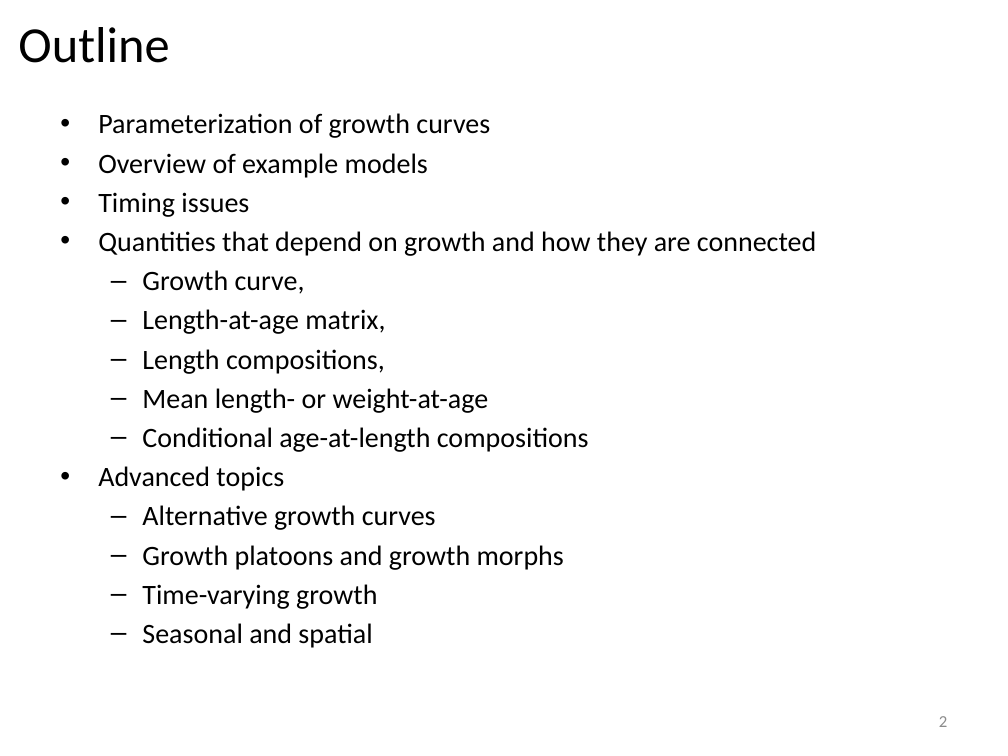
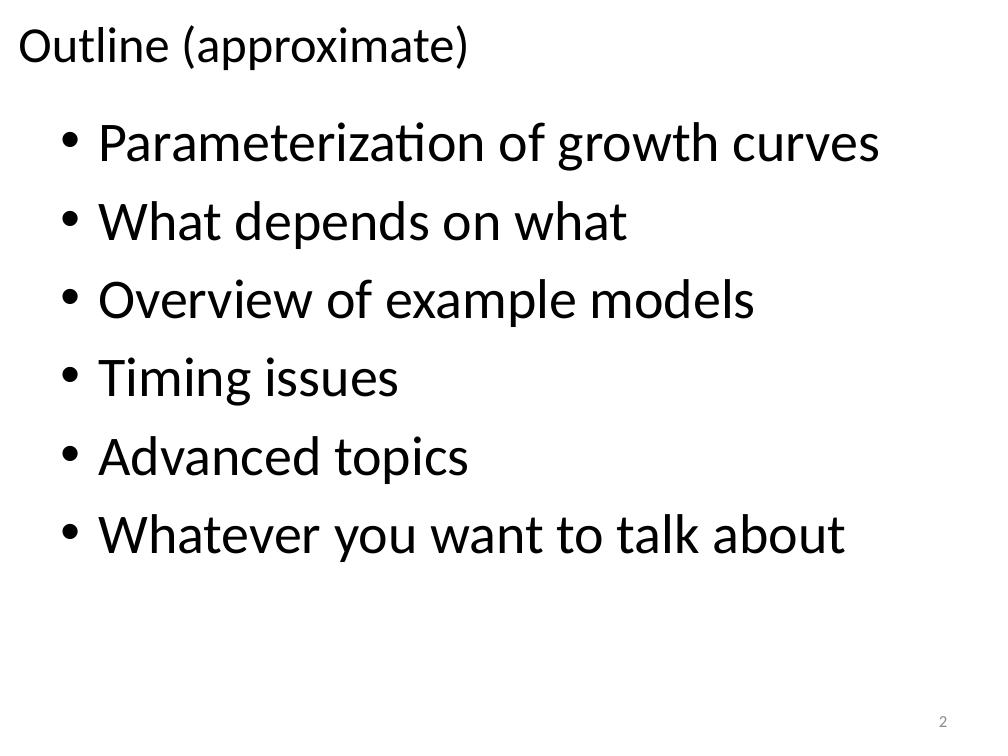
Before and after one commit to iantaylor-NOAA/SSgrowth, a slide deck: slide 2 of Modeling growth in SS.pptx. Drawn at 1008x756 pixels with LibreOffice and Linux fonts; fonts in the diff are those of the drawing. Boxes give left, top, right and bottom in pixels: in the first picture for what was removed or moved away, otherwise in the second. Text is boxed around its words. In the diff, an @@ line names an element or a change of style, - is before the commit and + after.

```diff
--- a/Modeling growth in SS.pptx
+++ b/Modeling growth in SS.pptx
@@ title at <box>18,25,470,70</box>: text changed @@
-Outline
+Outline (approximate)
@@ text at <box>98,122,880,484</box>: size 20 to 40 pt in "Parameterization of growth curves", "Overview of example models", "Timing issues", "Advanced topics"; more space between paragraphs @@
@@ text at <box>98,201,628,249</box>: paragraph added @@
+• What depends on what
@@ text at <box>98,231,816,452</box>: paragraphs removed @@
-• Quantities that depend on growth and how they are connected
-  – Growth curve,
-  – Length-at-age matrix,
-  – Length compositions,
-  – Mean length- or weight-at-age
-  – Conditional age-at-length compositions
@@ text at <box>98,514,847,562</box>: text changed; size 20 to 40 pt @@
-  – Alternative growth curves
-  – Growth platoons and growth morphs
-  – Time-varying growth
-  – Seasonal and spatial
+• Whatever you want to talk about
```
Also in this commit, not shown: 2 other slides changed, 2 slides added, 1 other file.
